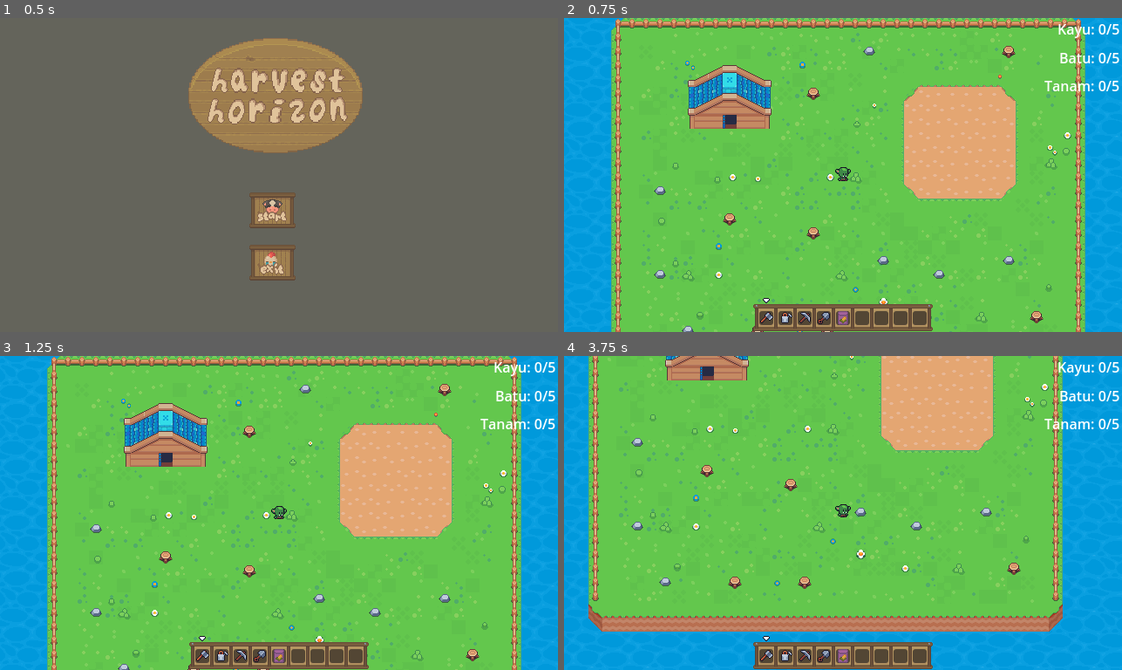
Above: before the commit, frames 1-4 (two rows, left to right).
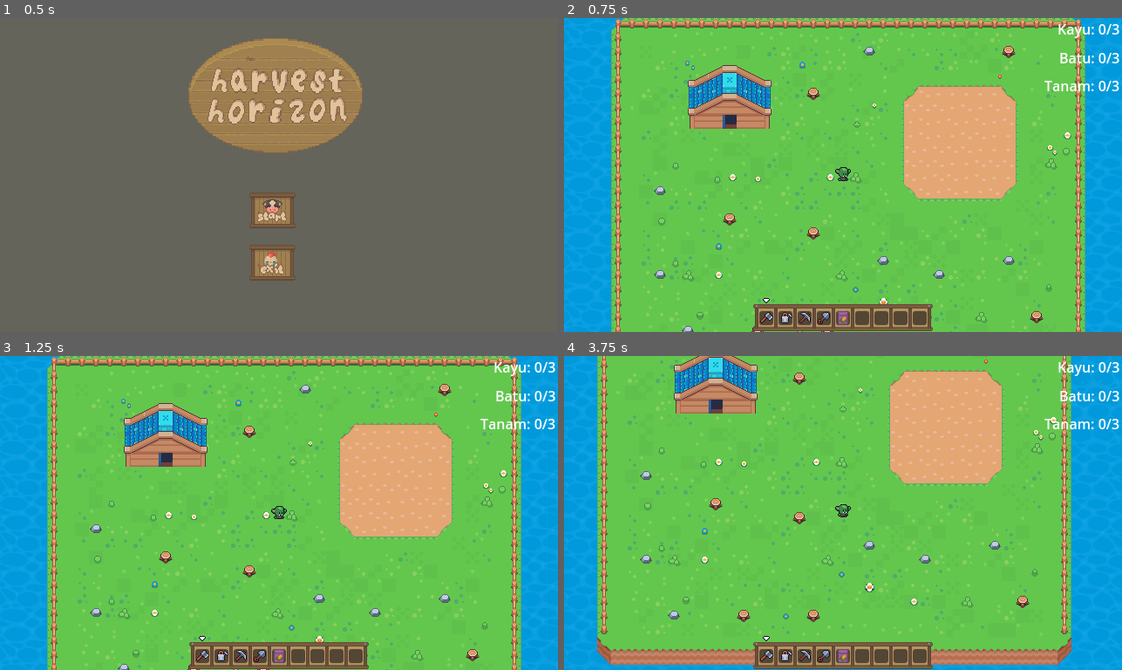
Above: after the commit, the same moments.

Repository: DwikyAhmad/gamejam
Game: Godot game, scene res://scenes/MainMenu.tscn
The game is run twice, just before and just after one commit, with the same random seed, the same clock (stepped at 60 frames per second) and the same inputs.
Inputs (mouse positions are in pixels of both pictures, inside the frame that each line leads up to):
- Up to frame 1 (0.5 s): no input
- Up to frame 2 (0.75 s): click (837, 209) at 0.5 s
- Up to frame 3 (1.25 s): no input
- Up to frame 4 (3.75 s): tap Enter at 1.25 s; move the mouse to (965, 497) at 1.27 s; hold D (right) 1.28-2.03 s; click (965, 497) at 1.35 s; move the mouse to (731, 528) at 2.02 s; hold S (down) 2.03-2.78 s; click (731, 528) at 2.1 s; move the mouse to (898, 443) at 2.77 s; hold D (right) 2.78-3.53 s; click (898, 443) at 2.85 s; move the mouse to (815, 575) at 3.52 s; hold W (up) from 3.53 s (still down); click (815, 575) at 3.6 s

Frame 1 is identical in both runs. In frame 2, less than 0.1% of the frame differs, in the area x 98-100%, y 1-24%; in frame 3, less than 0.1%; in frame 4, 27%, in the area x 4-100%, y 0-100%.

Commit message:
Done Game Jam

Diff:
--- a/scenes/hud.tscn
+++ b/scenes/hud.tscn
@@ -9,6 +9,7 @@
 [ext_resource type="Texture2D" uid="uid://2vwjmdv7a0si" path="res://assets/Sunnyside_World_Assets/UI/shovel.png" id="6_6cmhi"]
 [ext_resource type="Texture2D" uid="uid://c56fsjdasd7kj" path="res://assets/cozy farm/farming/seeds.png" id="6_upg76"]
 [ext_resource type="Script" path="res://scripts/goals_label.gd" id="9_gxdec"]
+[ext_resource type="Script" path="res://scripts/success_popup.gd" id="10_eon75"]
 
 [sub_resource type="AtlasTexture" id="AtlasTexture_2jnwn"]
 atlas = ExtResource("1_67d2j")
@@ -213,3 +214,44 @@
 offset_top = 33.0
 offset_right = 262.0
 offset_bottom = 56.0
+
+[node name="popup" type="Control" parent="."]
+layout_mode = 3
+anchors_preset = 0
+offset_left = 272.0
+offset_top = 173.0
+offset_right = 312.0
+offset_bottom = 213.0
+script = ExtResource("10_eon75")
+
+[node name="ContinueButton" type="LinkButton" parent="popup"]
+layout_mode = 0
+offset_left = 4.0
+offset_top = 1.0
+offset_right = 87.0
+offset_bottom = 41.0
+text = "CONTINUE"
+
+[node name="MainMenuButton" type="LinkButton" parent="popup"]
+layout_mode = 0
+offset_left = -39.0
+offset_top = 28.0
+offset_right = 128.0
+offset_bottom = 68.0
+text = "BACK TO MAIN MENU"
+
+[node name="ColorRect" type="ColorRect" parent="popup"]
+layout_mode = 0
+offset_left = -44.0
+offset_top = -47.0
+offset_right = 139.0
+offset_bottom = -9.0
+color = Color(0.0235294, 0.0235294, 0.0235294, 0.658824)
+
+[node name="Label" type="Label" parent="popup"]
+layout_mode = 0
+offset_left = -38.0
+offset_top = -40.0
+offset_right = 131.0
+offset_bottom = -17.0
+text = "CHALLENGE SUCCESS!"
--- a/scenes/world.tscn
+++ b/scenes/world.tscn
@@ -1304,6 +1304,7 @@
 36:28/0 = 0
 37:28/0 = 0
 39:28/0 = 0
+39:28/0/physics_layer_0/polygon_0/points = PackedVector2Array(-8, -8, 8, -8, 8, 8, -8, 8)
 40:28/0 = 0
 42:28/0 = 0
 43:28/0 = 0
--- a/scripts/goal_tracker.gd
+++ b/scripts/goal_tracker.gd
@@ -1,22 +1,27 @@
 extends Node
 
 signal goal_updated(goal_type, current, target)
+signal all_goals_completed
 
-var wood_goal = {"current": 0, "target": 5}
-var stone_goal = {"current": 0, "target": 5}
-var seed_goal = {"current": 0, "target": 5}
+var wood_goal = {"current": 0, "target": 3}
+var stone_goal = {"current": 0, "target": 3}
+var seed_goal = {"current": 0, "target": 3}
+var goals_completed = false
 
 func increment_wood():
     wood_goal.current = min(wood_goal.current + 1, wood_goal.target)
     emit_signal("goal_updated", "wood", wood_goal.current, wood_goal.target)
+    _check_all_goals_completed()
 
 func increment_stone():
     stone_goal.current = min(stone_goal.current + 1, stone_goal.target)
     emit_signal("goal_updated", "stone", stone_goal.current, stone_goal.target)
+    _check_all_goals_completed()
 
 func increment_seed():
     seed_goal.current = min(seed_goal.current + 1, seed_goal.target)
     emit_signal("goal_updated", "seed", seed_goal.current, seed_goal.target)
+    _check_all_goals_completed()
 
 func get_progress(goal_type):
     match goal_type:
@@ -24,3 +29,21 @@
         "stone": return stone_goal
         "seed": return seed_goal
         _: return null
+
+func _check_all_goals_completed():
+    if not goals_completed and \
+       wood_goal.current >= wood_goal.target and \
+       stone_goal.current >= stone_goal.target and \
+       seed_goal.current >= seed_goal.target:
+        print("All goals completed")
+        goals_completed = true
+        emit_signal("all_goals_completed")
+
+func reset_goals():
+    wood_goal.current = 0
+    stone_goal.current = 0
+    seed_goal.current = 0
+    goals_completed = false  # Reset flag
+    emit_signal("goal_updated", "wood", wood_goal.current, wood_goal.target)
+    emit_signal("goal_updated", "stone", stone_goal.current, stone_goal.target)
+    emit_signal("goal_updated", "seed", seed_goal.current, seed_goal.target)
--- a/scripts/player/plant_state.gd
+++ b/scripts/player/plant_state.gd
@@ -5,6 +5,7 @@
 
 @onready var ground_tilemap: TileMapLayer = get_tree().get_root().get_node("World/DiggedGrounds")
 @onready var plant_tilemap: TileMapLayer = get_tree().get_root().get_node("World/Plants")
+var plant_tile_coords = []
 
 func _on_process(_delta : float) -> void:
     pass
@@ -34,12 +35,12 @@
     print("Local pos: ", local_pos)
     print("Tile pos: ", tile_pos)
 
-    # Cek apakah tile adalah batu
-    var tile_data = ground_tilemap.get_cell_tile_data(tile_pos)
-    if tile_data and ((ground_tilemap.get_cell_atlas_coords(tile_pos) == Vector2i(50, 12) or ground_tilemap.get_cell_atlas_coords(tile_pos) == Vector2i(50, 13))):
-        # Hapus tile
-        plant_tilemap.set_cell(tile_pos, 2, Vector2i(53, 12))
-        Goals.goal_tracker.increment_seed()
+    if tile_pos not in plant_tile_coords:
+        var tile_data = ground_tilemap.get_cell_tile_data(tile_pos)
+        if tile_data and ((ground_tilemap.get_cell_atlas_coords(tile_pos) == Vector2i(50, 12) or ground_tilemap.get_cell_atlas_coords(tile_pos) == Vector2i(50, 13))):
+            plant_tile_coords.append(tile_pos)
+            plant_tilemap.set_cell(tile_pos, 2, Vector2i(53, 12))
+            Goals.goal_tracker.increment_seed()
 
     transition.emit("Idle")
 
--- a/scripts/player/walk_state.gd
+++ b/scripts/player/walk_state.gd
@@ -2,7 +2,7 @@
 
 @export var player: Player
 @export var animated_sprite_2d: AnimatedSprite2D
-@export var speed: int = 10500
+@export var speed: int = 6500
 
 func _on_process(_delta : float) -> void:
     pass
--- /dev/null
+++ b/scripts/success_popup.gd
@@ -0,0 +1,50 @@
+extends Control
+
+signal continue_game
+signal return_to_menu
+
+func _ready():
+    # Sembunyikan saat awal
+    process_mode = PROCESS_MODE_ALWAYS
+
+    visible = false
+
+    # Hubungkan sinyal dari tombol
+    $ContinueButton.pressed.connect(_on_continue_pressed)
+    $MainMenuButton.pressed.connect(_on_main_menu_pressed)
+
+    # Hubungkan sinyal dari goals
+    Goals.goal_tracker.connect("all_goals_completed", _on_all_goals_completed)
+
+func _on_all_goals_completed():
+    # Tampilkan popup
+    visible = true
+
+    # Pause game
+    get_tree().paused = true
+
+func _on_continue_pressed():
+    # Sembunyikan popup
+    visible = false
+
+    # Resume game
+    get_tree().paused = false
+
+    # Emit sinyal
+    emit_signal("continue_game")
+
+func _on_main_menu_pressed():
+    # Resume game (untuk menghindari masalah saat kembali ke game)
+    get_tree().paused = false
+
+    # Emit sinyal
+    emit_signal("return_to_menu")
+
+    # Reset goals
+    Goals.goal_tracker.reset_goals()
+
+    # Reset player tool
+    Player.current_tool = DataTypes.Tools.Axe
+
+    # Kembali ke main menu
+    get_tree().change_scene_to_file("res://scenes/MainMenu.tscn")
Not shown: 1 places in scenes/hud.tscn that only renumber resources
